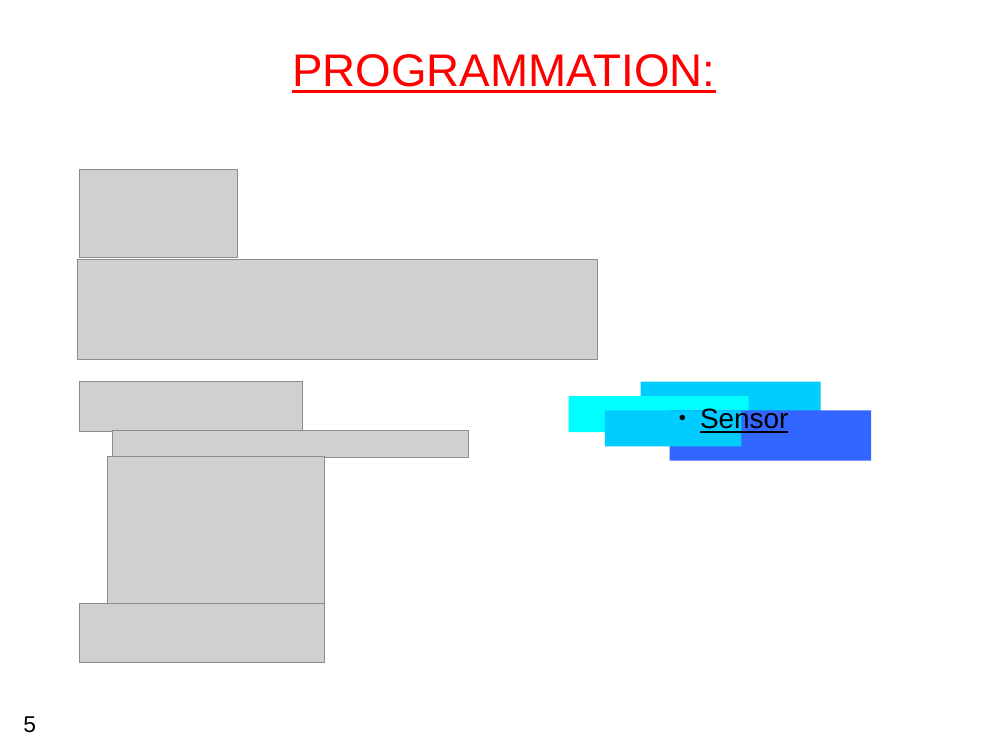
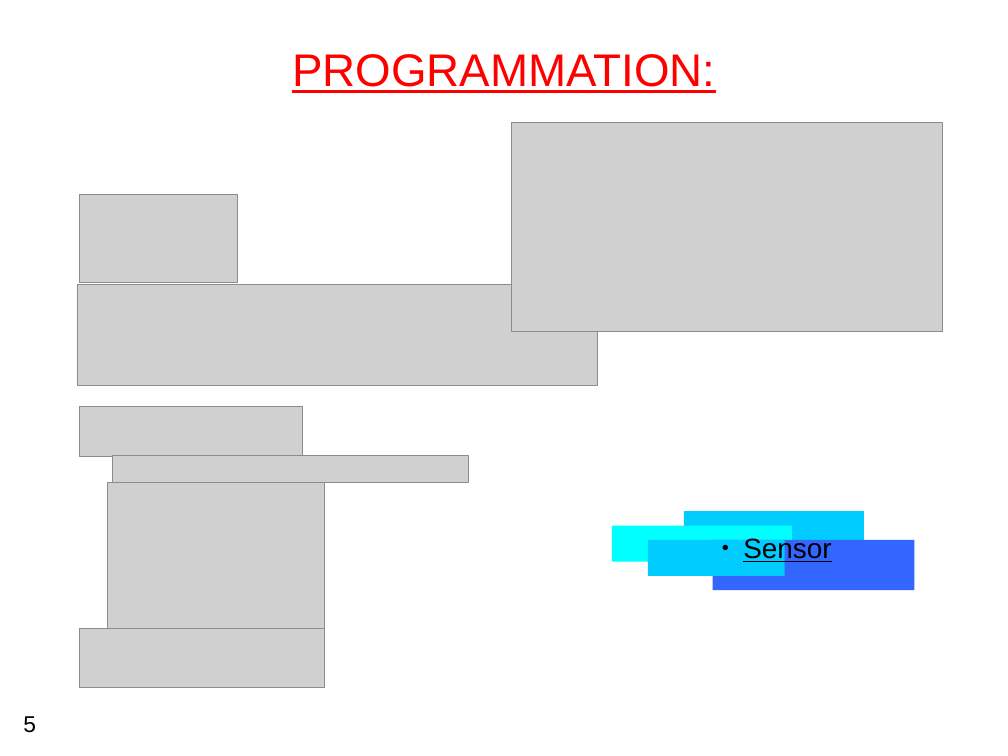
Before and after one commit to lesliesam96/Projet-STI2D, a slide deck: slide 5 of hugo/diapo_ETLV_R2.odp. Drawn at 1008x756 pixels with LibreOffice and Linux fonts; fonts in the diff are those of the drawing; grey boxes stand for pictures. Boxes give left, top, right and bottom in pixels: in the first picture for what was removed or moved away, otherwise in the second. Text is boxed around its words. In the diff, an @@ line names an element or a change of style, - is before the commit and + after.

```diff
--- a/hugo/diapo_ETLV_R2.odp
+++ b/hugo/diapo_ETLV_R2.odp
@@ picture added at (511, 123, 943, 331) @@
@@ 6 pictures: place and size @@
-6 pictures at (77, 169, 597, 663)
+6 pictures at (77, 195, 597, 688)
@@ 4 rectangles, 1 text: place and size @@
-4 rectangles, 1 text at (569, 381, 871, 461)
+4 rectangles, 1 text at (612, 511, 915, 590)
```
Also in this commit, not shown: 3 other slides changed.
